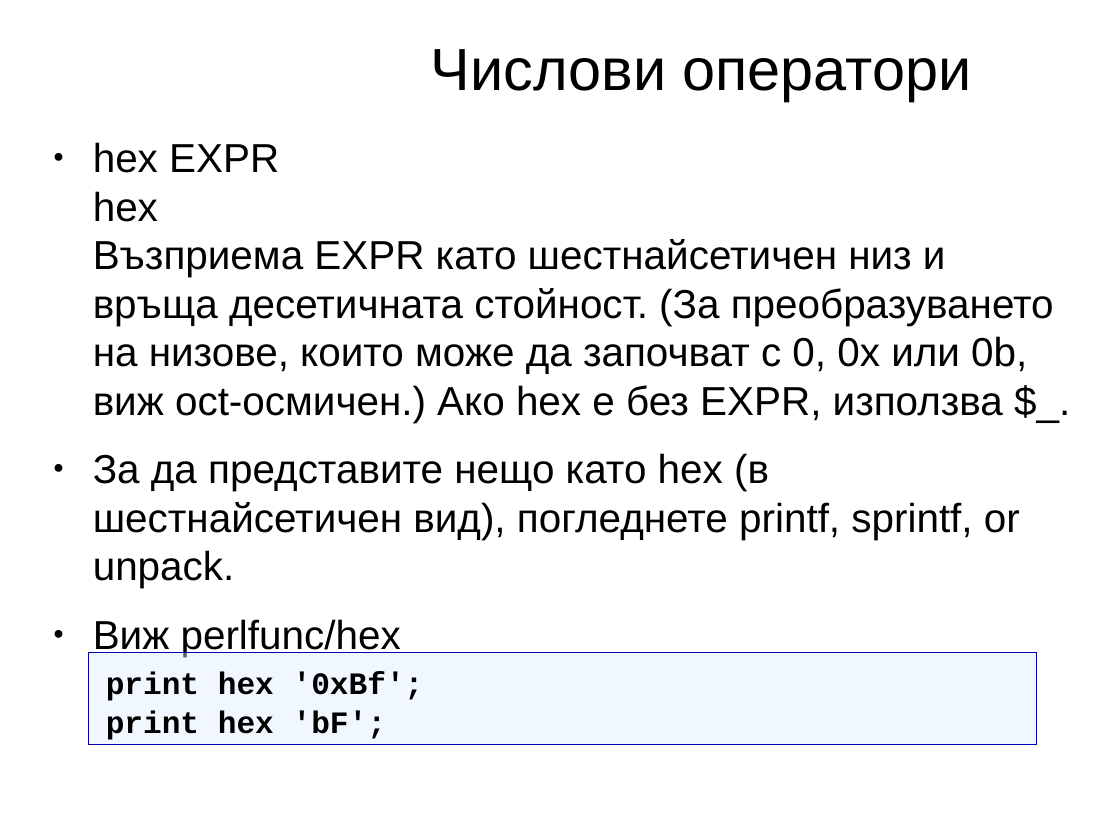
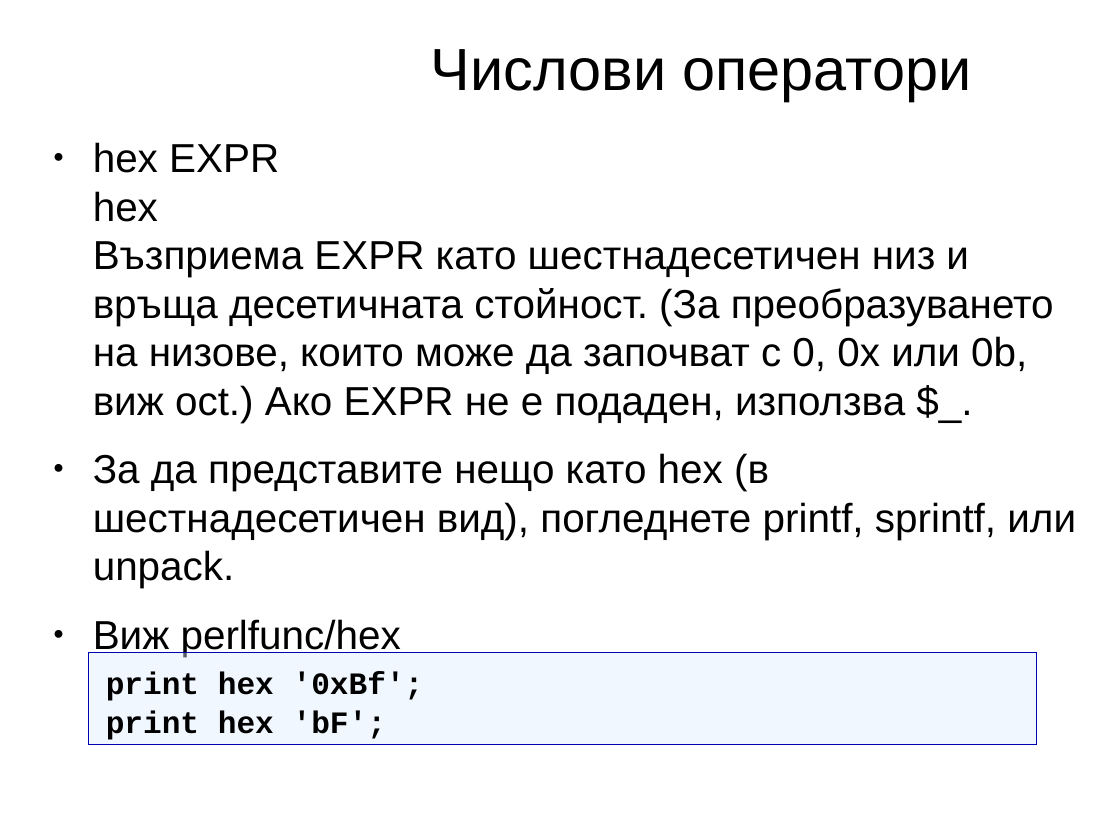
Before and after one commit to kberov/PerlProgrammingCourse, a slide deck: slide 15 of 02_scalar_data_types_bg.odp. Drawn at 1120x840 pixels with LibreOffice and Linux fonts; fonts in the diff are those of the drawing; background and template pictures are left out. Boxes give left, top, right and bottom in pixels: in the first picture for what was removed or moved away, otherwise in the second. Text is boxed around its words. In the diff, an @@ line names an element or a change of style, - is before the commit and + after.

```diff
--- a/02_scalar_data_types_bg.odp
+++ b/02_scalar_data_types_bg.odp
@@ text at (x1=93, y1=142, x2=1076, y2=588): text changed @@
-● hex EXPR
-  hex
-  Възприема EXPR като шестнайсетичен низ и връща десетичната стойност. (За преобразуването на низове, които може да започват с 0, 0x или 0b, виж oct-осмичен.) Ако hex е без EXPR, използва $_.
-● За да представите нещо като hex (в шестнайсетичен вид), погледнете printf, sprintf, or unpack.
+● hex EXPR
+  hex
+  Възприема EXPR като шестнадесетичен низ и връща десетичната стойност. (За преобразуването на низове, които може да започват с 0, 0x или 0b, виж oct.) Ако EXPR не е подаден, използва $_.
+● За да представите нещо като hex (в шестнадесетичен вид), погледнете printf, sprintf, или unpack.
```
Also in this commit, not shown: 27 other slides changed, 2 other files.
